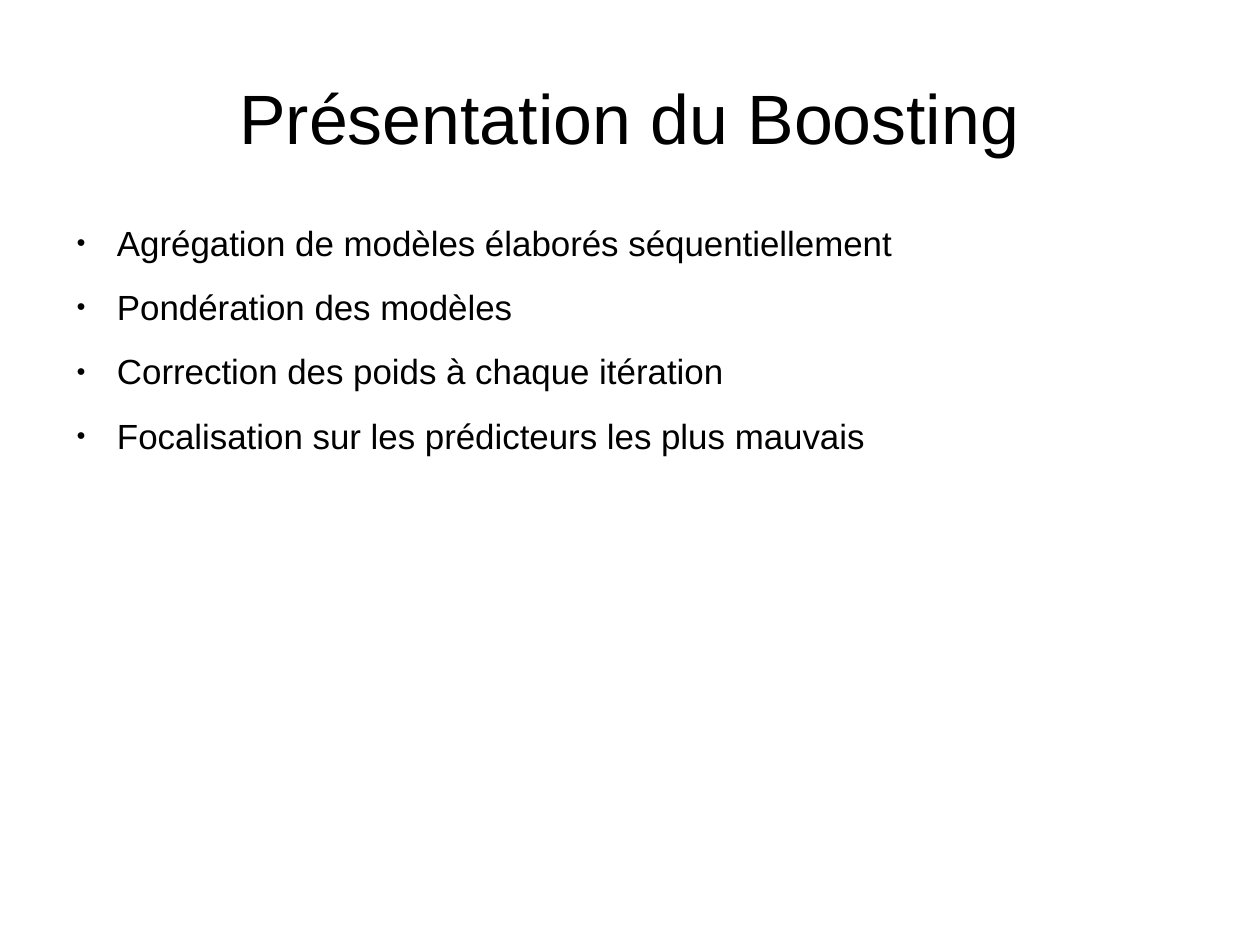
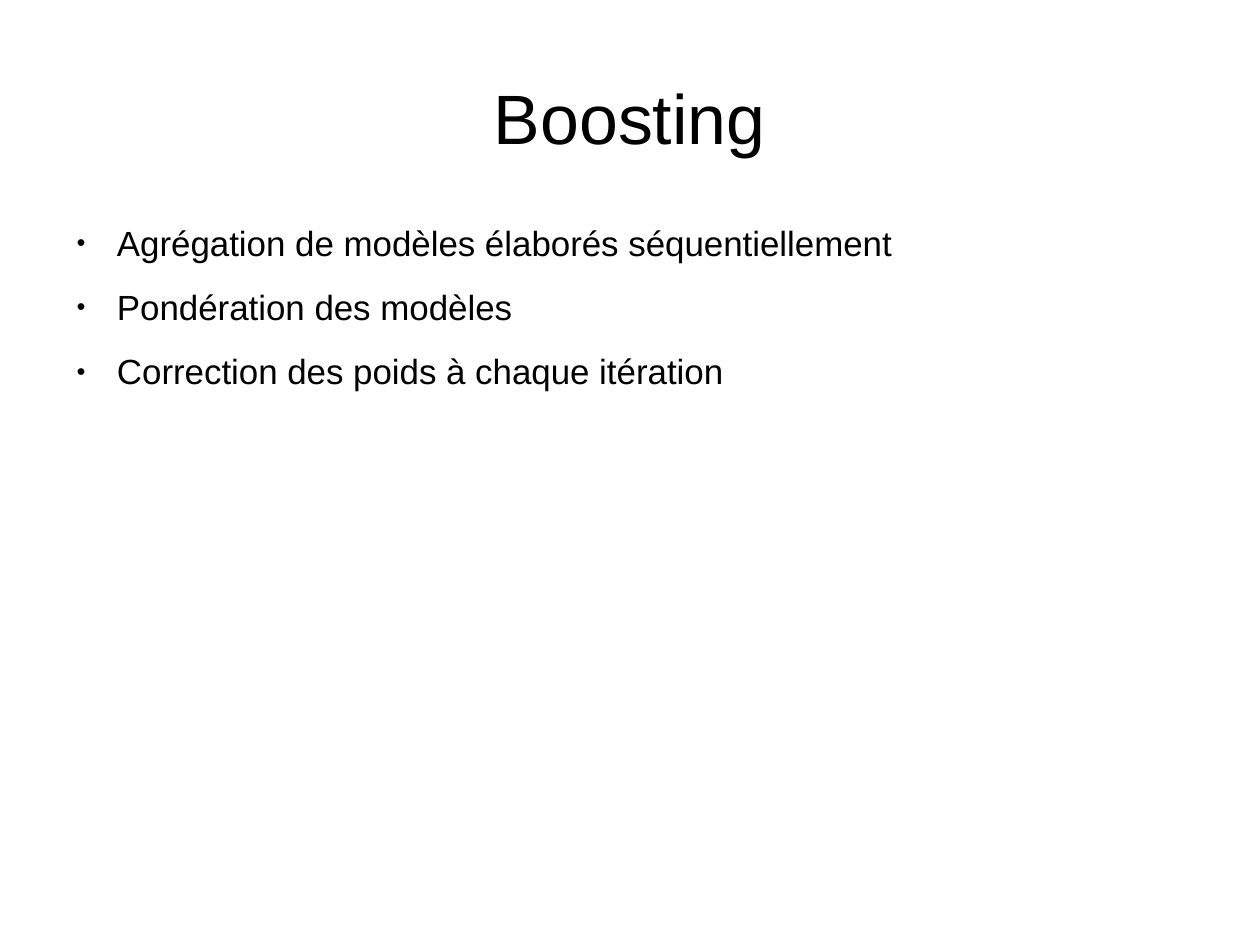
Before and after one commit to kad15/GBM, a slide deck: slide 4 of GBM_andreas.odp. Drawn at 1260x945 pixels with LibreOffice and Linux fonts; fonts in the diff are those of the drawing; background and template pictures are left out. Boxes give left, top, right and bottom in pixels: in the first picture for what was removed or moved away, otherwise in the second. Text is boxed around its words. In the diff, an @@ line names an element or a change of style, - is before the commit and + after.

```diff
--- a/GBM_andreas.odp
+++ b/GBM_andreas.odp
@@ title at box(494, 93, 766, 157): text changed @@
-Présentation du Boosting
+Boosting
@@ text at box(117, 423, 865, 456): paragraph removed @@
-● Focalisation sur les prédicteurs les plus mauvais
```
Also in this commit, not shown: 1 other slide changed, 6 slides added, 3 slides removed.
